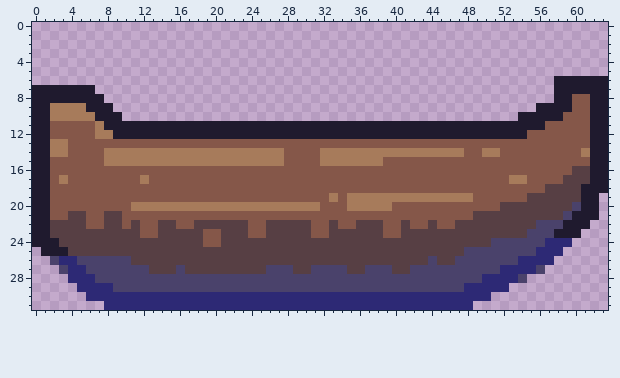
Pixel-art sprite: res/img/boat.png. The first picture shows the starting point.
The file is 64x32 pixels.
New version:
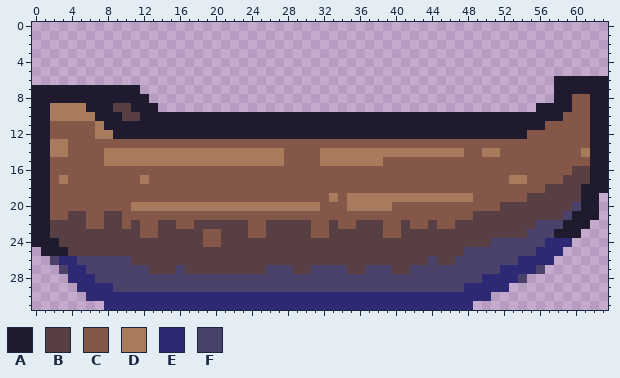
Palette (. is transparent): A #1f1a2e  B #573f44  C #855749  D #a77b5b  E #2d2975  F #4a426b
What changed:
@@ x 0..63 @@
  6 ..........................................................AAAAAA
- 7 AAAAAAA...................................................AAAAAA
- 8 AAAAAAAA..................................................AACCAA
- 9 AADDDDAAA...............................................AAAACCAA
-10 AADDDDDAAA............................................AAAAACCCAA
+ 7 AAAAAAAAAAAA..............................................AAAAAA
+ 8 AAAAAAAAAAAAA.............................................AACCAA
+ 9 AADDDDAAABBAAA..........................................AAAACCAA
+10 AADDDDDAAABBAAAAAAAAAAAAAAAAAAAAAAAAAAAAAAAAAAAAAAAAAAAAAAACCCAA
 11 AACCCCCDAAAAAAAAAAAAAAAAAAAAAAAAAAAAAAAAAAAAAAAAAAAAAAAAACCCCCAA
Pixel boxes of the changes (left, top, right, bottom) in both pictures:
added: (95, 85, 518, 121)
